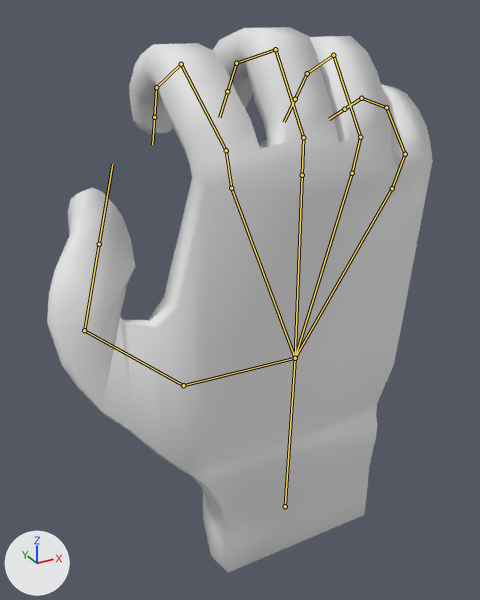
One commit to the FBX model Garden of Eden/Assets/_Game/Models/Hand.fbx: the scene before it, then after it.
Rendered twice from a 50 mm lens placed at (-1.53, -2.37, 1.16), pointed at (-0.05, 0.33, -0.19). Lighting does not change. The marker at lower left points along +X, +Y and +Z. Both versions are drawn at frame 51 of the action 'Armature|ArmatureAction'; the numbers are the values there. The bones that bend it are drawn over the model as lines.
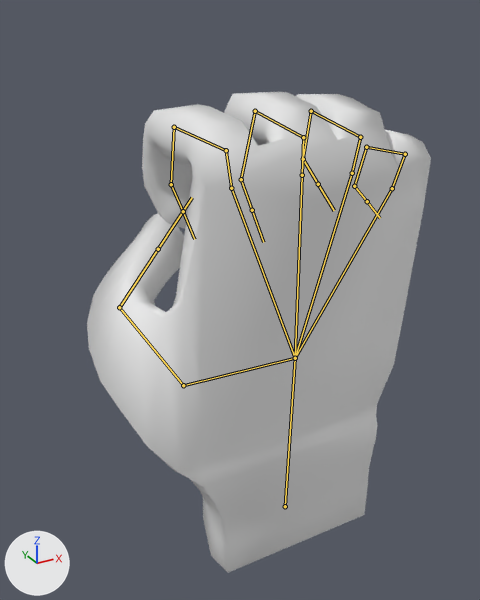
What differs and where, as boxes [x1, y1, x2, y2] in the pictures (480 x 600 px):
'Cube', posed (11% narrower, 12% shorter): before [47, 27, 433, 572]; after [87, 92, 431, 572]
bone 'Bone.002', root to tip: before (183, 385) to (84, 330); after (183, 385) to (119, 307)
bone 'Bone.003', root to tip: before (84, 330) to (99, 244); after (119, 307) to (158, 249)
bone 'Bone.006', root to tip: before (405, 154) to (386, 107); after (405, 154) to (366, 147)
bone 'Bone.022', root to tip: before (386, 107) to (361, 98); after (366, 147) to (354, 186)
bone 'Bone.023', root to tip: before (361, 98) to (344, 109); after (354, 186) to (367, 201)
bone 'Bone.009', root to tip: before (360, 137) to (333, 55); after (360, 137) to (311, 111)
bone 'Bone.020', root to tip: before (333, 55) to (307, 73); after (311, 111) to (303, 159)
bone 'Bone.021', root to tip: before (307, 73) to (295, 99); after (303, 159) to (318, 184)
bone 'Bone.012', root to tip: before (303, 137) to (275, 49); after (303, 137) to (255, 111)
bone 'Bone.018', root to tip: before (275, 49) to (236, 63); after (255, 111) to (241, 179)
bone 'Bone.019', root to tip: before (236, 63) to (227, 91); after (241, 179) to (252, 210)
bone 'Bone.015', root to tip: before (226, 150) to (181, 64); after (226, 150) to (174, 127)
bone 'Bone.016', root to tip: before (181, 64) to (156, 87); after (174, 127) to (171, 184)
bone 'Bone.017', root to tip: before (156, 87) to (154, 117); after (171, 184) to (183, 211)

The change in detail:
Bone 'Bone.002' (bone_bone_002) turns from (-2, 9, -19) to (12, -4, -59) degrees about its own x, y and z.
Bone 'Bone.003' (bone_bone_003) turns from (64, 20, 1) to (39, -3, -47) degrees about its own x, y and z.
Bone 'Bone.006' (bone_bone_006) turns from (0, 0, 48) to (0, 0, 93) degrees about its own x, y and z.
Bone 'Bone.022' (bone_bone_022) turns from (0, 0, 35) to (0, 0, 84) degrees about its own x, y and z.
Bone 'Bone.023' (bone_bone_023) turns from (0, 0, 38) to (0, 0, 69) degrees about its own x, y and z.
Bone 'Bone.009' (bone_bone_009) turns from (-1, -3, 40) to (-3, -1, 82) degrees about its own x, y and z.
Bone 'Bone.020' (bone_bone_020) turns from (-3, -3, 73) to (-3, -2, 84) degrees about its own x, y and z.
Bone 'Bone.021' (bone_bone_021) turns from (0, 0, 25) to (1, 1, 71) degrees about its own x, y and z.
Bone 'Bone.012' (bone_bone_012) turns from (0, 0, 35) to (0, 0, 82) degrees about its own x, y and z.
Bone 'Bone.018' (bone_bone_018) turns from (-2, -3, 66) to (-2, 7, 73) degrees about its own x, y and z.
Bone 'Bone.019' (bone_bone_019) turns from (-1, -3, 38) to (-2, -2, 77) degrees about its own x, y and z.
Bone 'Bone.015' (bone_bone_015) turns from (2, 4, 45) to (4, 2, 85) degrees about its own x, y and z.
Bone 'Bone.016' (bone_bone_016) turns from (0, 0, -68) to (0, 0, -74) degrees about its own x, y and z.
Bone 'Bone.017' (bone_bone_017) turns from (0, -1, 48) to (-6, -8, 57) degrees about its own x, y and z.
